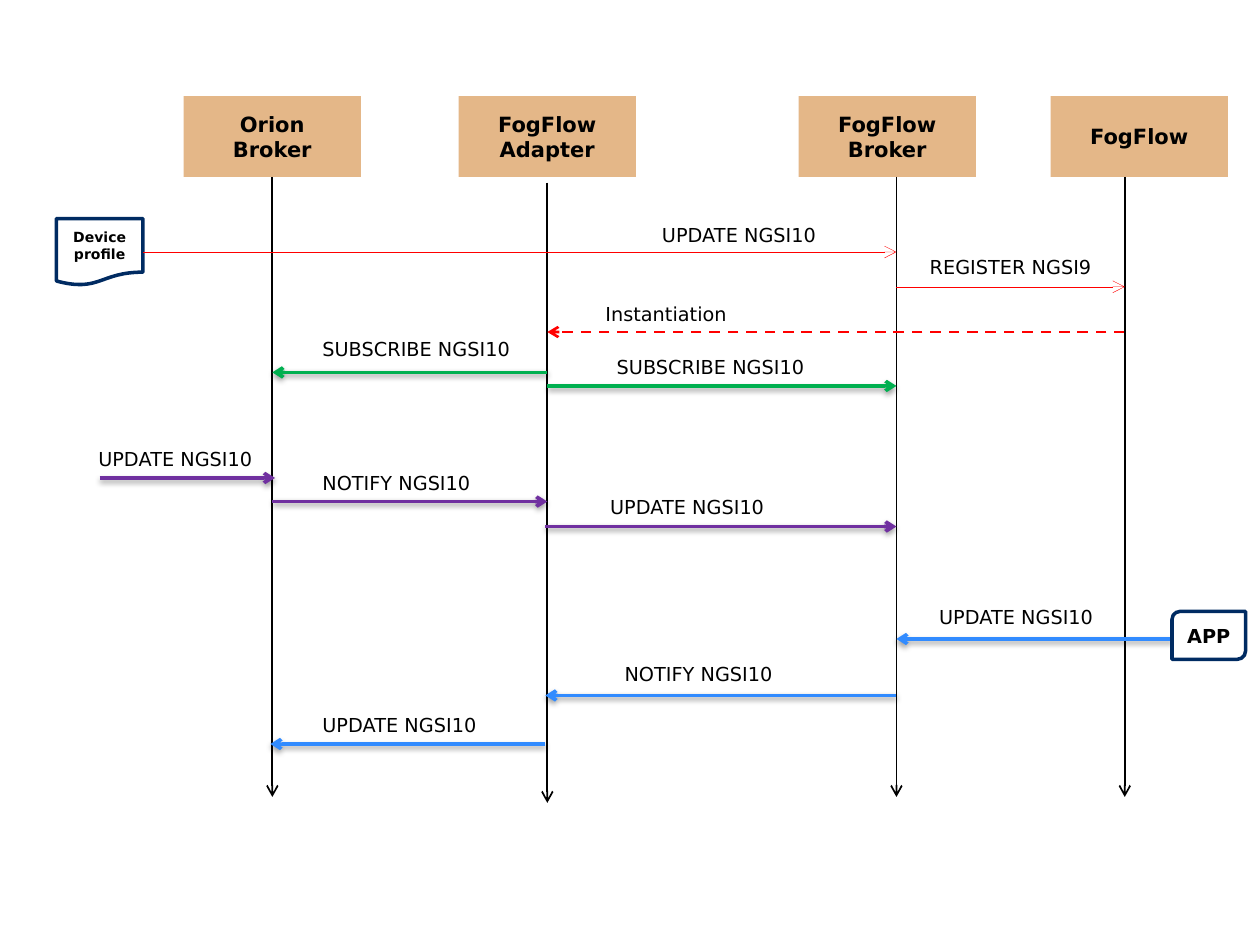
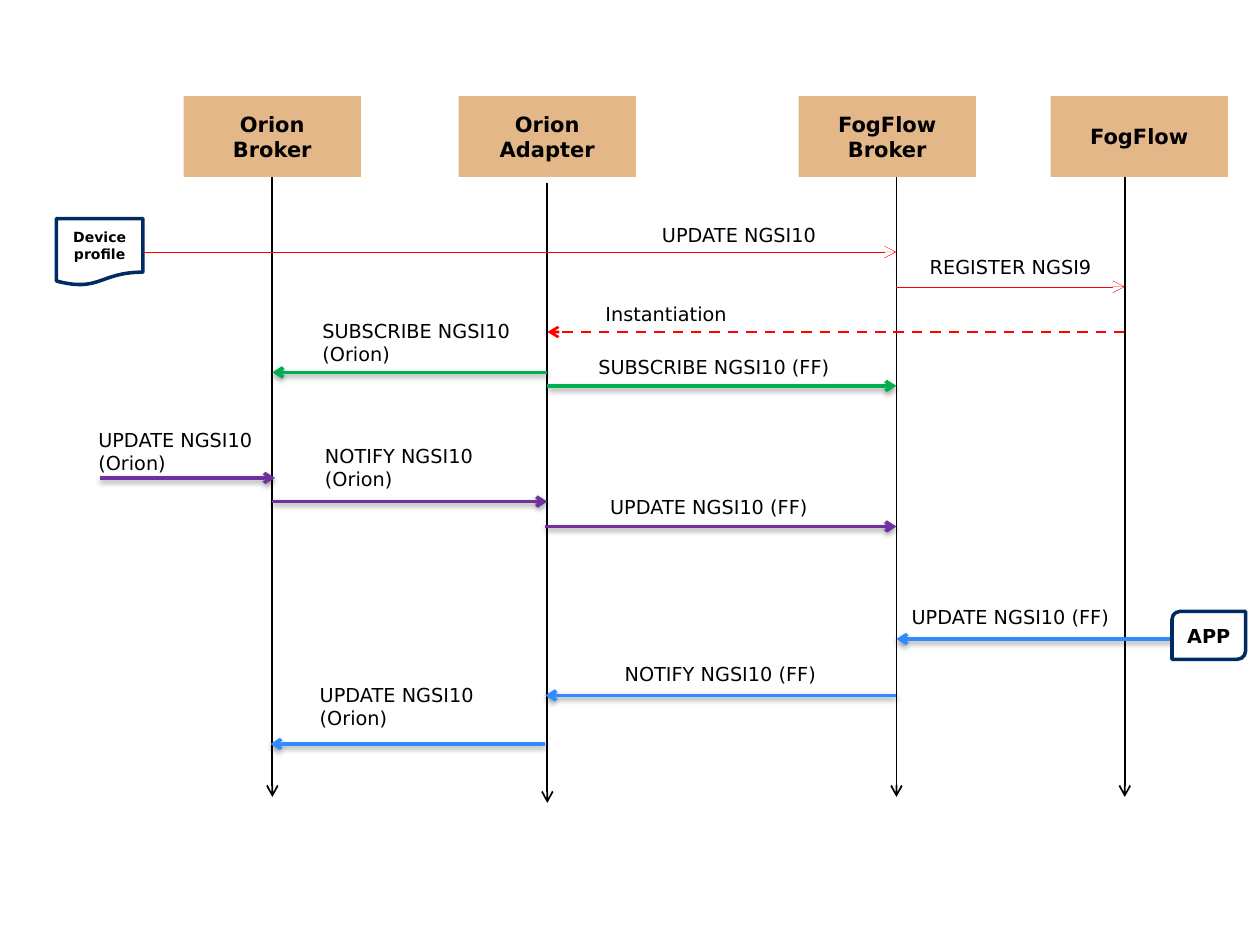
Before and after one commit to smartfog/fogflow, a slide deck: slide 45 of doc/en/source/figures/figures.pptx. Drawn at 1260x945 pixels with LibreOffice and Linux fonts; fonts in the diff are those of the drawing. Boxes give left, top, right and bottom in pixels: in the first picture for what was removed or moved away, otherwise in the second. Text is boxed around its words. In the diff, an @@ line names an element or a change of style, - is before the commit and + after.

```diff
--- a/doc/en/source/figures/figures.pptx
+++ b/doc/en/source/figures/figures.pptx
@@ text in rectangle at (x1=500, y1=116, x2=595, y2=162): text changed @@
-FogFlow Adapter
+Orion
+Adapter
@@ text "SUBSCRIBE NGSI10" moved from (x1=322, y1=341, x2=510, y2=357) to (x1=322, y1=323, x2=510, y2=364) @@
@@ text at (x1=322, y1=346, x2=389, y2=364): paragraph added @@
+(Orion)
@@ text at (x1=598, y1=359, x2=829, y2=377): text changed @@
-SUBSCRIBE NGSI10
+SUBSCRIBE NGSI10 (FF)
@@ text "UPDATE NGSI10" moved from (x1=98, y1=451, x2=252, y2=467) to (x1=98, y1=432, x2=252, y2=473) @@
@@ text "NOTIFY NGSI10" moved from (x1=322, y1=475, x2=470, y2=491) to (x1=325, y1=448, x2=473, y2=489) @@
@@ text at (x1=98, y1=455, x2=165, y2=473): paragraph added @@
+(Orion)
@@ text at (x1=325, y1=471, x2=392, y2=489): paragraph added @@
+(Orion)
@@ text at (x1=610, y1=499, x2=807, y2=517): text changed @@
-UPDATE NGSI10
+UPDATE NGSI10 (FF)
@@ text at (x1=912, y1=609, x2=1109, y2=627): text changed @@
-UPDATE NGSI10
+UPDATE NGSI10 (FF)
@@ text "UPDATE NGSI10" moved from (x1=322, y1=717, x2=476, y2=733) to (x1=320, y1=687, x2=474, y2=728) @@
@@ text at (x1=625, y1=666, x2=816, y2=684): text changed @@
-NOTIFY NGSI10
+NOTIFY NGSI10 (FF)
@@ text at (x1=320, y1=710, x2=387, y2=728): paragraph added @@
+(Orion)
```
Also in this commit, not shown: 1 other slide changed, 10 other files.
